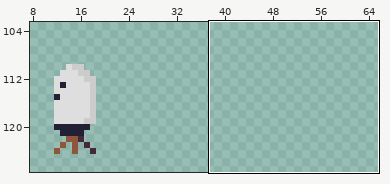
File history of a sprite sheet, images/characters/people/manekin.png. Above: a wide view before the commit, with the close-up outlined.
Close-up. As it was:
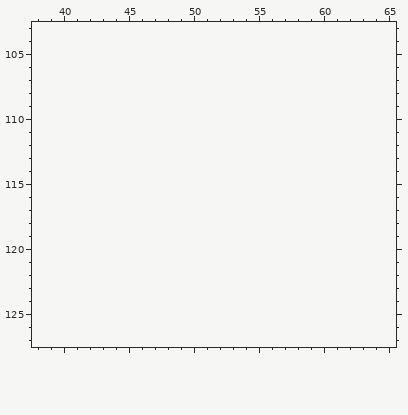
The file is 32x32 pixels. Pixels under 10% opacity are left out. Shown: x 38..65, y 103..127. The old version is drawn lined up with the new one, on the new canvas. The wide view leaves out empty margins.
After:
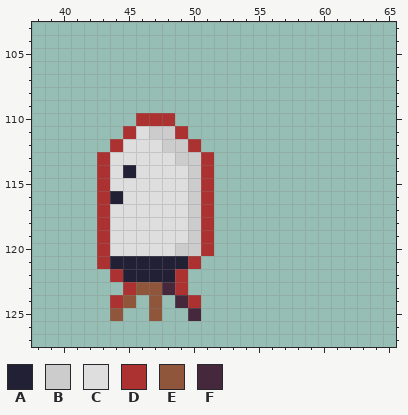
Palette (. is transparent): A #222034  B #cccccc  C #dedede  D #ac3232  E #8f563b  F #45283c
What changed:
canvas 32x32 -> 224x128, the old top-left corner now at 0,95
y 110: x 46..48 ... -> DDD
y 111: x 45..49 ..... -> DCBBD
y 112: x 44..50 ....... -> DCCCBBD
y 113: x 43..51 ......... -> DCCCCCBBD
y 114: x 43..51 ......... -> DCACCCCBD
y 115: x 43..51 ......... -> DCCCCCCBD
y 116: x 43..51 ......... -> DACCCCCBD
y 117..119: x 43..51 ......... -> DCCCCCCBD
y 120: x 43..51 ......... -> DCCCCCBBD
y 121: x 43..50 ........ -> DAAAAAAD
y 122: x 44..49 ...... -> DAAAAD
y 123: x 45..49 ..... -> DEEFD
y 124: x 44..45 .. -> DE; x 47 . -> E; x 49..50 .. -> FD
y 125: x 44 . -> E; x 47 . -> E; x 50 . -> F
